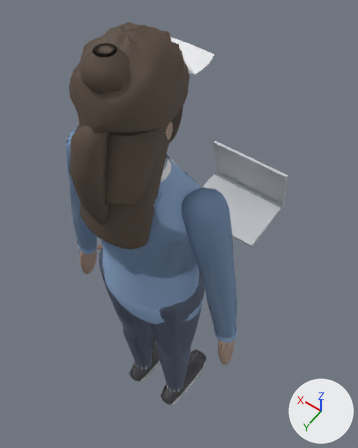
The glTF model public/models/characters/characters.glb as it was, and as the next commit left it.
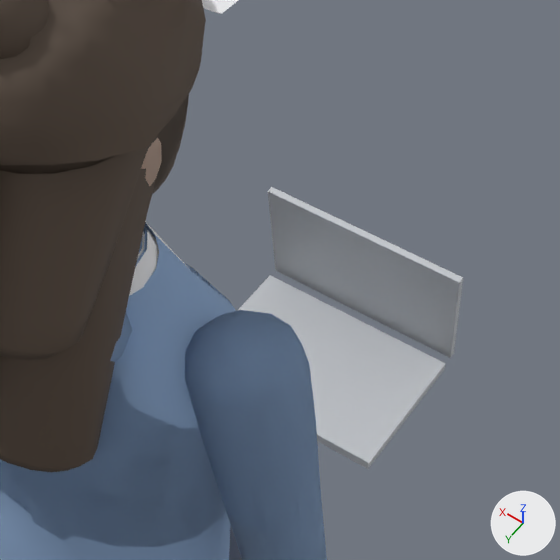
Each version appears first whole from a 50 mm lens placed at (-0.572, 0.646, 2.268), pointed at (0.049, -0.224, 0.902), and next in a close-up on the part from 31% to 91% of the width and 15% to 63% of the height. Every picture has the same lights, and +X, +Y and +Z are marked at lower right. The older version's two pictures come first. Vertices at exactly the same position are counted once.

In view in the first close-up: 'hair_bob', 'hair_bun', 'hair_cap', 'hair_long', 'hair_wild', 'laptop', 'stu_broad_hoodie', 'stu_broad_tee', 'tch_m_blazer' and 3 more.
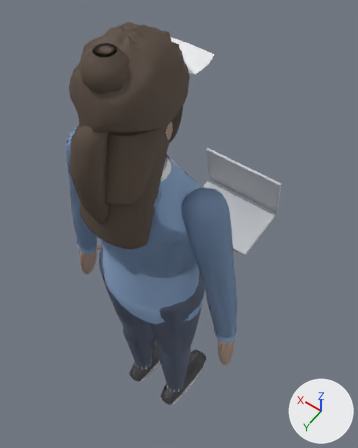
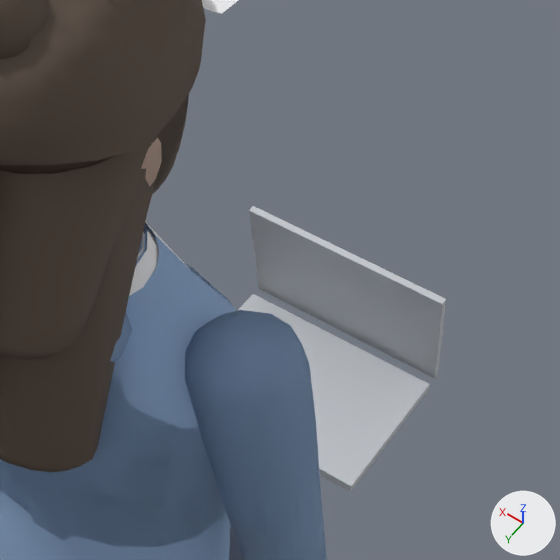
What changed in the scene script:
```text
Change me_laptop:
    used by ob_laptop; location = (0.0, 0.0, 0.0)
    remove me_laptop.from_pydata(...)  # 16 vertices, 24 faces; spans x -0.16..0.16, y -0.662..-0.405, z 0.72..0.939
    add me_laptop.from_pydata(...)  # 16 vertices, 24 faces; spans x -0.16..0.16, y -0.612..-0.355, z 0.72..0.939
    me_laptop part 1: the whole mesh is moved by (0.0, 0.05, 0.0)
```

Pixel boxes [x1, y1, x2, y2] of what changed, in the close-ups (560 x 560 px):
'laptop', moved: before [237, 187, 463, 469]; after [237, 206, 446, 492]
